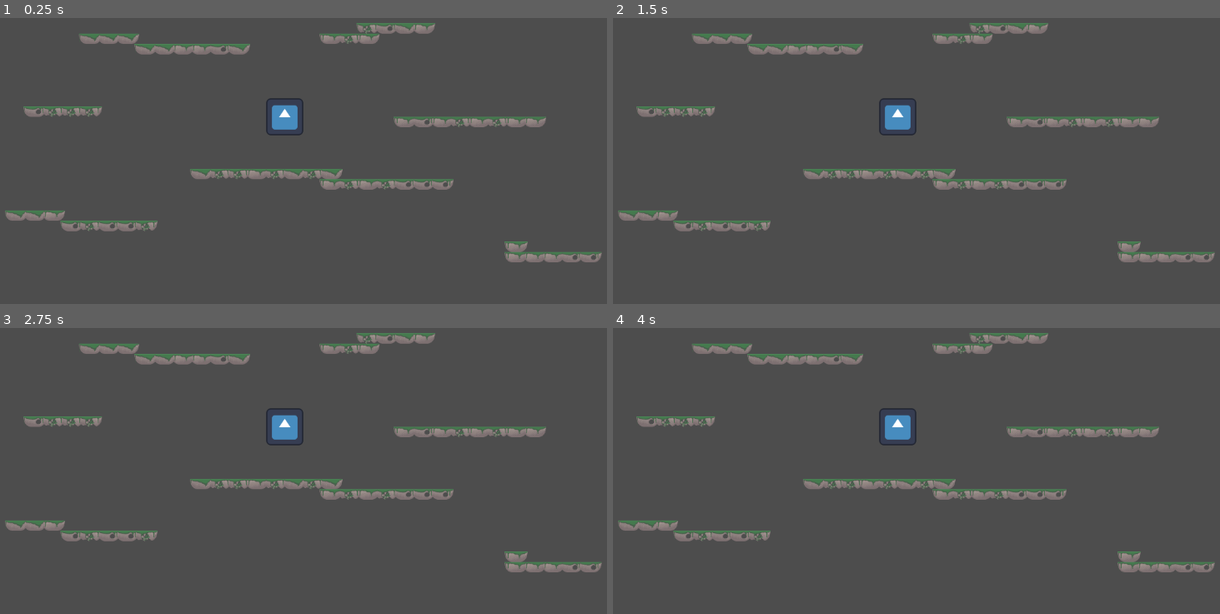
Above: before the commit, frames 1-4 (two rows, left to right).
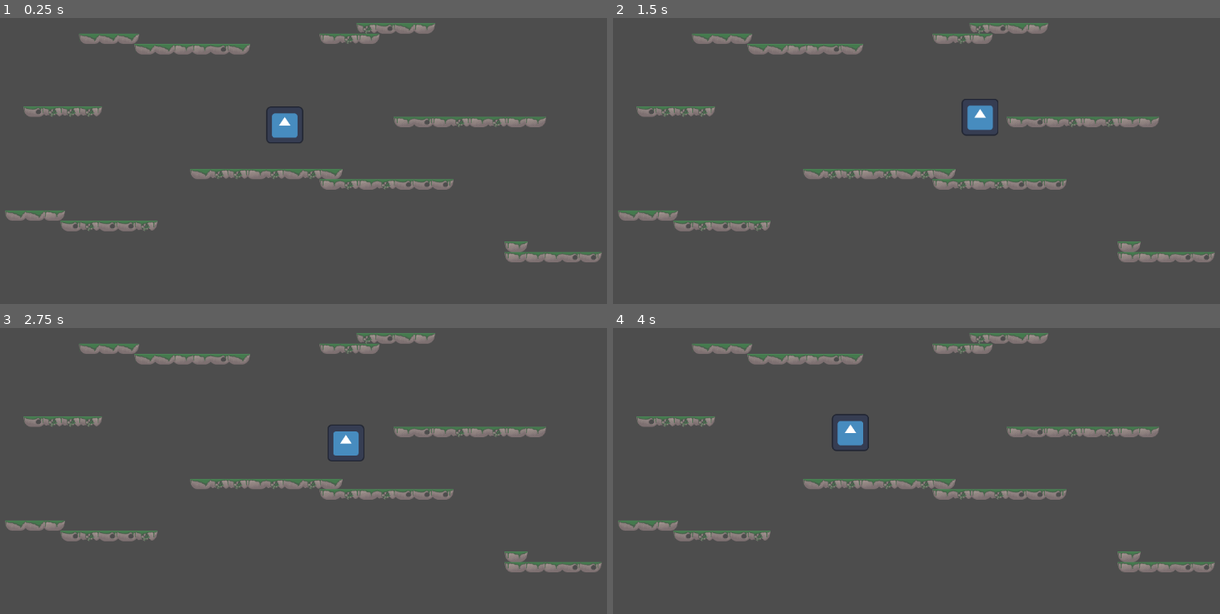
Above: after the commit, the same moments.

Repository: MisuseofMana/joust2-the-joustening
Game: Godot game, scene res://Scene/level_default.tscn
Two runs of this game, one before a commit and one after it. Both use one fixed random seed, a clock stepped at 60 frames per second and the inputs below. This scene is started directly instead of the project's main scene. The engine's default icon, where the game draws it, is replaced by a stand-in: a white triangle on a blue panel in a dark square.
Inputs:
- Up to frame 1 (0.25 s): no input
- Up to frame 2 (1.5 s): tap Enter (ui_accept) at 0.5, 0.77 s; hold Right (ui_right) from 0.53 s (still down)
- Up to frame 3 (2.75 s): tap Enter (ui_accept) at 1.52 s; release Right (ui_right) at 2.03 s; hold Left (ui_left) from 2.03 s (still down)
- Up to frame 4 (4 s): keep holding Left (ui_left); tap Enter (ui_accept) at 3.02, 3.77 s

The runs differ from the first frame. In frame 1, 0.4% of the frame differs, in the area x 43-50%, y 27-44%; in frame 2, 1.0%; in frame 3, 0.9%; in frame 4, 1.0%, in the area x 35-50%, y 27-44%.

Commit message:
wrap around working

Diff:
--- a/actors/player.gd
+++ b/actors/player.gd
@@ -7,11 +7,11 @@
 func _enter_tree():
 	set_multiplayer_authority(str(name).to_int())
 
-func _ready() -> void:
-	if not is_multiplayer_authority(): return
+#func _ready() -> void:
+	#if not is_multiplayer_authority(): return
 
 func _physics_process(delta: float) -> void:
-	if not is_multiplayer_authority(): return
+	#if not is_multiplayer_authority(): return
 
 	# Add the gravity.
 	if not is_on_floor():
@@ -35,12 +35,11 @@
 
 
 
+func _on_east_collision_area_entered(area: Area2D) -> void:
+	if area.name.contains('East'):
+		position.x = -1153
 
 
-func _on_boundarie_collision_area_entered(area: Area2D) -> void:
+func _on_west_collision_area_entered(area: Area2D) -> void:
 	if area.name.contains('West'):
-		print('west')
-	elif area.name.contains('East'):
-		print('east')
-	elif area.name.contains('South'):
-		print('south')
+		position.x = 1153
--- a/actors/player.tscn
+++ b/actors/player.tscn
@@ -18,8 +18,12 @@
 radius = 60.0
 height = 128.0
 
-[sub_resource type="CircleShape2D" id="CircleShape2D_bvqy4"]
-radius = 63.0079
+[sub_resource type="SegmentShape2D" id="SegmentShape2D_8mbv3"]
+a = Vector2(-2, -83)
+
+[sub_resource type="SegmentShape2D" id="SegmentShape2D_nxi6y"]
+a = Vector2(61, -48)
+b = Vector2(62, 44)
 
 [node name="CharacterBody2D" type="CharacterBody2D"]
 script = ExtResource("1_5enr7")
@@ -28,11 +32,19 @@
 sprite_frames = SubResource("SpriteFrames_kmxv4")
 
 [node name="CollisionShape2D" type="CollisionShape2D" parent="."]
+visible = false
 shape = SubResource("CapsuleShape2D_ifugb")
 
-[node name="BoundarieCollision" type="Area2D" parent="."]
+[node name="EastCollision" type="Area2D" parent="."]
 
-[node name="CollisionShape2D" type="CollisionShape2D" parent="BoundarieCollision"]
-shape = SubResource("CircleShape2D_bvqy4")
+[node name="CollisionShape2D" type="CollisionShape2D" parent="EastCollision"]
+position = Vector2(-62, 36)
+shape = SubResource("SegmentShape2D_8mbv3")
 
-[connection signal="area_entered" from="BoundarieCollision" to="." method="_on_boundarie_collision_area_entered"]
+[node name="WestCollision" type="Area2D" parent="."]
+
+[node name="CollisionShape2D" type="CollisionShape2D" parent="WestCollision"]
+shape = SubResource("SegmentShape2D_nxi6y")
+
+[connection signal="area_entered" from="EastCollision" to="." method="_on_east_collision_area_entered"]
+[connection signal="area_entered" from="WestCollision" to="." method="_on_west_collision_area_entered"]
Not shown: 1 places in actors/player.tscn that only renumber resources
